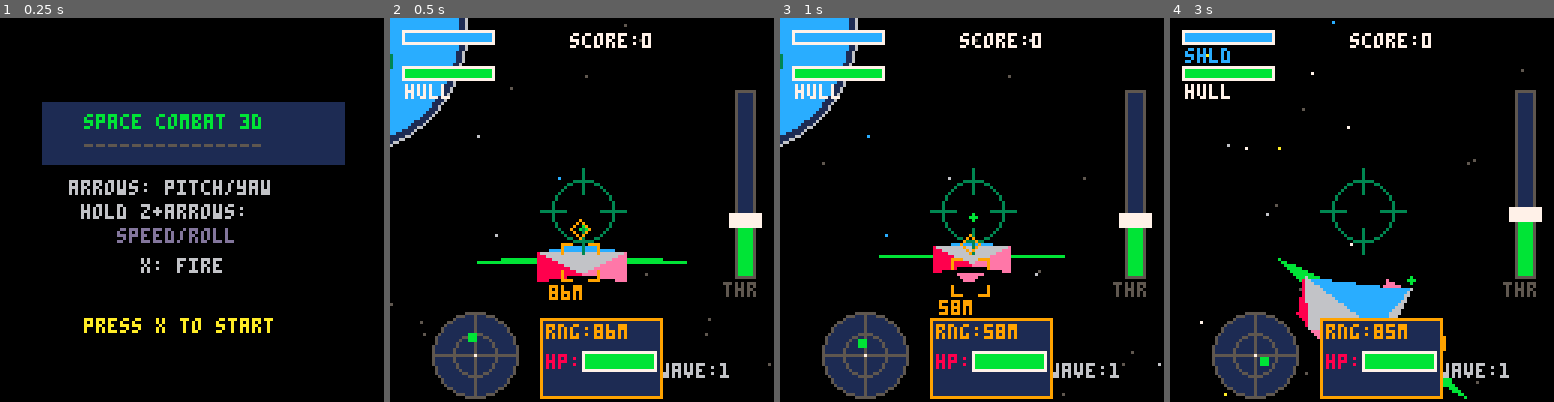
Above: before the commit, frames 1-4 (left to right).
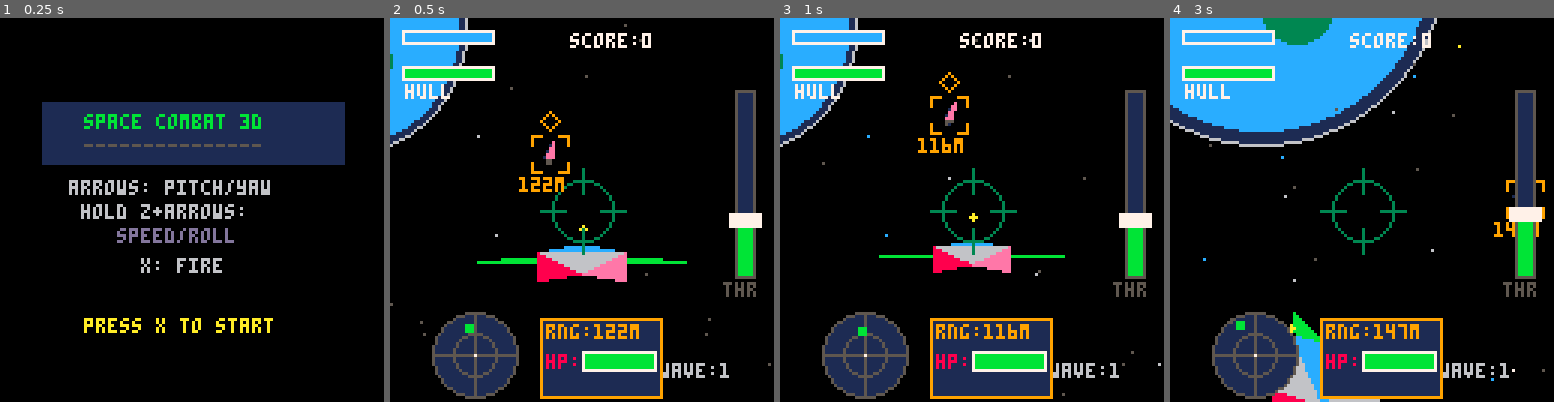
Above: after the commit, the same moments.

Repository: RubenTipparach/Mini-Pico-Games
Game: PICO-8 cartridge pico-8/carts/space_combat_3d.p8
Same seed, same stepped clock (60 frames per second), same inputs: the game is played once before the commit and once after it.
Inputs (mouse positions are in pixels of both pictures, inside the frame that each line leads up to):
- Up to frame 1 (0.25 s): no input
- Up to frame 2 (0.5 s): tap X (X key) at 0.33 s
- Up to frame 3 (1 s): click (1060, 121) at 0.67 s; tap O (Z key) at 0.7 s
- Up to frame 4 (3 s): tap X (X key) at 1.07, 1.85, 2.97 s; click (1216, 267) at 1.22 s; hold Right 1.6-2.1 s; tap O (Z key) every 0.4 s from 1.7 to 2.9 s; click (1277, 114) at 1.77 s; hold Up 2.15-2.42 s; click (1342, 259) at 2.32 s; hold Right from 2.47 s (still down); click (1404, 106) at 2.87 s

Frame 1 is identical in both runs. In frame 2, 1.4% of the frame differs, in the area x 19-65%, y 24-85%; in frame 3, 1.5%; in frame 4, 22%, in the area x 0-98%, y 0-100%.

Commit message:
woo thats a lot of code

Diff:
--- a/pico-8/carts/space_combat_3d.p8
+++ b/pico-8/carts/space_combat_3d.p8
@@ -3,6 +3,57 @@
 __lua__
 -- 3d space combat
 -- flat shaded ships
+
+-- config (tweak these!)
+cfg={
+ -- player
+ start_health=100,
+ start_shield=100,
+ shield_regen_delay=120,
+ shield_regen_rate=0.1,
+ -- rotation
+ rot_accel=0.001,
+ rot_max=0.04,
+ rot_damp=0.85,
+ -- throttle
+ throttle_rate=0.03,
+ max_speed=1.5,
+ -- weapons
+ fire_rate=8,
+ bullet_speed=3,
+ bullet_life=120,
+ enemy_bullet_spd=3,
+ enemy_bullet_life=180,
+ -- collision
+ enemy_hit_radius=10,
+ player_hit_radius=4,
+ -- damage
+ bullet_dmg=1,
+ shield_dmg=15,
+ hull_dmg=10,
+ -- enemy types
+ enemy_normal={hp=20,spd=0.6,fire=20,acc=0.15},
+ enemy_heavy={hp=50,spd=0.4,fire=60,acc=0.1},
+ enemy_fast={hp=12,spd=0.9,fire=80,acc=0.12},
+ -- explosions
+ expl_normal={sz=18,dur=30,debris=8,col=9},
+ expl_heavy={sz=25,dur=40,debris=12,col=8},
+ expl_fast={sz=12,dur=20,debris=6,col=9},
+ -- evasion
+ evade_hit_threshold=3,
+ evade_duration=20,
+ -- enemy AI
+ ai_facing_threshold=0.5,
+ ai_fire_range=300,
+ ai_refire_delay=10,
+ ai_refire_random=8,
+ ai_burst_shots=4,
+ ai_burst_random=2,
+ ai_breakoff_time=8,
+ ai_breakoff_random=5,
+ ai_reaim_time=5,
+ ai_reaim_random=8,
+}
 
 -- game state
 gstate="title"
@@ -36,6 +87,10 @@
 roll_mode=false
 throttle=0
 mx,my,mb,mp=64,64,false,false
+-- rotational velocities (pitch, yaw, roll)
+rot_pitch=0
+rot_yaw=0
+rot_roll=0
 
 -- targeting
 target=nil
@@ -271,8 +326,8 @@
  pfire=0
  throttle=0.3
  score=0
- health=100
- shield=100
+ health=cfg.start_health
+ shield=cfg.start_shield
  shield_recharge=0
  hit_flash=0
  wave=1
@@ -283,8 +338,12 @@
  parts={}
  expls={}
  dust={}
+ debris={}
  target=nil
  last_b_tap=-99
+ rot_pitch=0
+ rot_yaw=0
+ rot_roll=0
  -- spawn dust particles around player
  for i=1,40 do
   add(dust,{
@@ -311,7 +370,8 @@
 end
 
 function update_play()
- local ts=0.02
+ -- rotation uses config values
+ local ra,rm,rd=cfg.rot_accel,cfg.rot_max,cfg.rot_damp
 
  -- check if holding B (btn 4) for alternate mode
  local alt_mode=btn(4)
@@ -329,48 +389,59 @@
    match_speed_held=false
    -- manual throttle adjustments disable match speed
    if btn(2) then
-    throttle=min(throttle+0.03,1)
+    throttle=min(throttle+cfg.throttle_rate,1)
     match_speed=false
    end
    if btn(3) then
-    throttle=max(throttle-0.03,0)
+    throttle=max(throttle-cfg.throttle_rate,0)
     match_speed=false
    end
   end
-  -- roll around forward axis
+  -- roll around forward axis (with acceleration)
   if btn(0) then
-   p_rgt=rot_axis(p_rgt,p_fwd,-ts)
-   p_up=rot_axis(p_up,p_fwd,-ts)
-  end
-  if btn(1) then
-   p_rgt=rot_axis(p_rgt,p_fwd,ts)
-   p_up=rot_axis(p_up,p_fwd,ts)
+   rot_roll=max(-rm,rot_roll-ra)
+  elseif btn(1) then
+   rot_roll=min(rm,rot_roll+ra)
+  else
+   rot_roll*=rd
   end
  else
-  -- regular mode: pitch around right (inverted), yaw around up
+  -- regular mode: pitch/yaw with acceleration
   if btn(2) then
-   p_fwd=rot_axis(p_fwd,p_rgt,-ts)
-   p_up=rot_axis(p_up,p_rgt,-ts)
-  end
-  if btn(3) then
-   p_fwd=rot_axis(p_fwd,p_rgt,ts)
-   p_up=rot_axis(p_up,p_rgt,ts)
+   rot_pitch=max(-rm,rot_pitch-ra)
+  elseif btn(3) then
+   rot_pitch=min(rm,rot_pitch+ra)
+  else
+   rot_pitch*=rd
   end
   if btn(0) then
-   p_fwd=rot_axis(p_fwd,p_up,ts)
-   p_rgt=rot_axis(p_rgt,p_up,ts)
-  end
-  if btn(1) then
-   p_fwd=rot_axis(p_fwd,p_up,-ts)
-   p_rgt=rot_axis(p_rgt,p_up,-ts)
-  end
+   rot_yaw=min(rm,rot_yaw+ra)
+  elseif btn(1) then
+   rot_yaw=max(-rm,rot_yaw-ra)
+  else
+   rot_yaw*=rd
+  end
+ end
+
+ -- apply rotational velocities
+ if rot_pitch!=0 then
+  p_fwd=rot_axis(p_fwd,p_rgt,rot_pitch)
+  p_up=rot_axis(p_up,p_rgt,rot_pitch)
+ end
+ if rot_yaw!=0 then
+  p_fwd=rot_axis(p_fwd,p_up,rot_yaw)
+  p_rgt=rot_axis(p_rgt,p_up,rot_yaw)
+ end
+ if rot_roll!=0 then
+  p_rgt=rot_axis(p_rgt,p_fwd,rot_roll)
+  p_up=rot_axis(p_up,p_fwd,rot_roll)
  end
 
  -- re-orthonormalize to prevent error accumulation
  orthonorm()
 
  -- smooth speed (or match target speed)
- local target_speed=throttle*1.5
+ local target_speed=throttle*cfg.max_speed
  if match_speed and target then
   target_speed=target.spd or 0.5
  end
@@ -394,7 +465,7 @@
  pfire=max(0,pfire-1)
  if btn(5) and pfire==0 then
   fire_player_bullet()
-  pfire=8
+  pfire=cfg.fire_rate
   sfx(0)
  end
 
@@ -482,11 +553,11 @@
   if dz>30 then d.z-=60 end
  end
 
- -- shield recharge (recharge after 2 sec of no damage)
+ -- shield recharge
  if shield<shield_max then
   shield_recharge+=1
-  if shield_recharge>120 then
-   shield=min(shield+0.5,shield_max)
+  if shield_recharge>cfg.shield_regen_delay then
+   shield=min(shield+cfg.shield_regen_rate,shield_max)
   end
  end
 
@@ -520,43 +591,44 @@
 
 function spawn_enemy(etype)
  etype=etype or "normal"
+ -- spawn position relative to player
+ local ex=rnd(100)-50+px
+ local ey=rnd(60)-30+py
+ local ez=rnd(100)+80+pz
+ -- calculate direction to player for initial aim
+ local dx,dy,dz=px-ex,py-ey,pz-ez
+ local iry=atan2(dx,dz)
+ local irx=-atan2(dy,sqrt(dx*dx+dz*dz))
  local e={
-  x=rnd(100)-50+px,
-  y=rnd(60)-30+py,
-  z=rnd(100)+80+pz,
-  rx=0,ry=0.5,rz=0,
+  x=ex,y=ey,z=ez,
+  rx=irx,ry=iry,rz=0,
   etype=etype,
-  ai=rnd(40)+20,
+  ai=0,
   evade=0,
   evade_dir=0,
-  breakoff=0
+  breakoff=0,
+  burst=0
  }
- -- type-specific stats
+ -- type-specific stats from config
+ local c
  if etype=="normal" then
-  e.hp=20
-  e.max_hp=20
-  e.spd=0.6
-  e.fire=rnd(120)+90
-  e.acc=0.15
+  c=cfg.enemy_normal
   e.v=enemy_v
   e.f=enemy_f
  elseif etype=="heavy" then
-  e.hp=50
-  e.max_hp=50
-  e.spd=0.4
-  e.fire=rnd(150)+120
-  e.acc=0.1
+  c=cfg.enemy_heavy
   e.v=heavy_v
   e.f=heavy_f
  elseif etype=="fast" then
-  e.hp=12
-  e.max_hp=12
-  e.spd=0.9
-  e.fire=rnd(100)+80
-  e.acc=0.12
+  c=cfg.enemy_fast
   e.v=fast_v
   e.f=fast_f
  end
+ e.hp=c.hp
+ e.max_hp=c.hp
+ e.spd=c.spd
+ e.fire=rnd(30)+c.fire
+ e.acc=c.acc
  add(enemies,e)
 end
 
@@ -620,77 +692,121 @@
 
 function update_enemies()
  for e in all(enemies) do
-  -- get direction to player (unscaled for AI use)
+  -- get direction to player
   local dx=px-e.x
   local dy=py-e.y
   local dz=pz-e.z
   -- scale to avoid overflow
   local sdx,sdy,sdz=dx/16,dy/16,dz/16
   local dist=sqrt(sdx*sdx+sdy*sdy+sdz*sdz)*16
-
-  -- get enemy forward vector
-  local fx,fy,fz=rot3d(0,0,1,e.rx,e.ry,e.rz)
-
-  -- dot product to check if facing player
-  local facing=0
-  if dist>0 then
-   facing=(fx*dx+fy*dy+fz*dz)/dist
-  end
+  local hdist=sqrt(sdx*sdx+sdz*sdz)*16
 
   -- use enemy speed
   local spd=e.spd or 0.4
 
+  -- turn rate for this enemy (faster when far away)
+  local turn=e.acc or 0.02
+  if dist>150 then
+   turn=turn*3  -- turn 3x faster when far
+  elseif dist>100 then
+   turn=turn*2  -- turn 2x faster when medium distance
+  end
+
+  -- calculate target angles to face player
+  local target_ry=atan2(dx,dz)
+  local target_rx=0
+  if hdist>1 then
+   target_rx=-atan2(dy,hdist)
+  end
+
+  -- get current forward vector
+  local fx,fy,fz=rot3d(0,0,1,e.rx,e.ry,e.rz)
+
+  -- check if facing player (dot product)
+  local facing=0
+  if dist>1 then
+   facing=(fx*dx+fy*dy+fz*dz)/dist
+  end
+
   -- AI state machine
+  -- force pursuit if too far away
+  if dist>200 then
+   e.breakoff=0
+   e.evade=0
+  end
+
   if e.breakoff and e.breakoff>0 then
-   -- breaking off after attack run
+   -- BREAKOFF: fly away from player
    e.breakoff-=1
+   -- move forward in current direction (away)
    e.x+=fx*spd*1.2
    e.y+=fy*spd*1.2
    e.z+=fz*spd*1.2
-  elseif e.evade>0 then
-   -- evasion behavior when hit
+
+  elseif e.evade and e.evade>0 then
+   -- EVADE: dodge sideways
    e.evade-=1
    local ex,ey,ez=rot3d(1,0,0,e.rx,e.ry,e.rz)
    local estr=e.evade_dir*spd*1.5
-   e.x+=ex*estr+fx*spd*0.3
-   e.y+=ey*estr+fy*spd*0.3
-   e.z+=ez*estr+fz*spd*0.3
+   e.x+=ex*estr+fx*spd*0.5
+   e.y+=ey*estr+fy*spd*0.5
+   e.z+=ez*estr+fz*spd*0.5
+
   else
-   -- normal pursuit: rotate toward player
-   e.ai-=1
-   if e.ai<=0 then
-    if dist>0 then
-     e.ry=atan2(dx,dz)
-     e.rx=-atan2(dy,sqrt(dx*dx+dz*dz))*0.5
-    end
-    e.ai=20+rnd(30)
-   end
+   -- PURSUIT: turn toward player and fly forward
+
+   -- smoothly rotate toward target angles
+   local dry=target_ry-e.ry
+   -- wrap angle difference to -0.5 to 0.5
+   while dry>0.5 do dry-=1 end
+   while dry<-0.5 do dry+=1 end
+   e.ry+=dry*turn
+
+   local drx=target_rx-e.rx
+   while drx>0.5 do drx-=1 end
+   while drx<-0.5 do drx+=1 end
+   e.rx+=drx*turn
+
+   -- recalc forward after rotation
+   fx,fy,fz=rot3d(0,0,1,e.rx,e.ry,e.rz)
+
    -- move forward
    e.x+=fx*spd
    e.y+=fy*spd
    e.z+=fz*spd
-  end
-
-  -- firing: only when facing player (dot > 0.9) and in range
-  e.fire-=1
-  if e.fire<=0 and facing>0.9 and dist<200 then
-   -- fire forward (enemy's facing direction)
-   fire_enemy_bullet(e.x,e.y,e.z,e.rx,e.ry,e.rz)
-   e.fire=80+rnd(60)
-   -- break off after firing
-   e.breakoff=40+rnd(30)
-   -- turn away slightly for break off
-   e.ry+=0.25-rnd(0.5)
-   sfx(1)
-  elseif e.fire<=0 then
-   e.fire=20 -- check again soon
+
+   -- recalc facing after movement
+   dx,dy,dz=px-e.x,py-e.y,pz-e.z
+   sdx,sdy,sdz=dx/16,dy/16,dz/16
+   dist=sqrt(sdx*sdx+sdy*sdy+sdz*sdz)*16
+   if dist>1 then
+    facing=(fx*dx+fy*dy+fz*dz)/dist
+   end
+
+   -- firing: only when facing player and in range
+   e.fire-=1
+   if e.fire<=0 and dist<cfg.ai_fire_range and facing>cfg.ai_facing_threshold then
+    fire_enemy_bullet(e.x,e.y,e.z,e.rx,e.ry,e.rz)
+    e.fire=cfg.ai_refire_delay+rnd(cfg.ai_refire_random)
+    sfx(1)
+    -- track burst shots
+    e.burst=(e.burst or 0)+1
+    -- break off after firing burst
+    if e.burst>=cfg.ai_burst_shots+flr(rnd(cfg.ai_burst_random)) then
+     -- turn away and break off
+     e.ry+=0.25+rnd(0.25)*(rnd(1)<0.5 and 1 or -1)
+     e.rx+=rnd(0.1)-0.05
+     e.breakoff=cfg.ai_breakoff_time+flr(rnd(cfg.ai_breakoff_random))
+     e.burst=0
+    end
+   end
   end
 
  end
 end
 
 function fire_player_bullet()
- local spd=3
+ local spd=cfg.bullet_speed
  add(bullets,{
   x=px+p_fwd[1]*5,
   y=py+p_fwd[2]*5,
@@ -698,27 +814,27 @@
   vx=p_fwd[1]*spd+p_fwd[1]*pspeed,
   vy=p_fwd[2]*spd+p_fwd[2]*pspeed,
   vz=p_fwd[3]*spd+p_fwd[3]*pspeed,
-  plr=true,life=120
+  plr=true,life=cfg.bullet_life
  })
 end
 
 function fire_bullet(x,y,z,rx,ry,rz,plr)
  local fx,fy,fz=rot3d(0,0,1,rx,ry,rz)
- local spd=plr and 3 or 1.5
+ local spd=plr and cfg.bullet_speed or 1.5
  add(bullets,{
   x=x+fx*5,y=y+fy*5,z=z+fz*5,
   vx=fx*spd,vy=fy*spd,vz=fz*spd,
-  plr=plr,life=120
+  plr=plr,life=cfg.bullet_life
  })
 end
 
 function fire_enemy_bullet(x,y,z,rx,ry,rz)
  local fx,fy,fz=rot3d(0,0,1,rx,ry,rz)
- local spd=0.8 -- slower enemy bullets
+ local spd=cfg.enemy_bullet_spd
  add(bullets,{
   x=x+fx*5,y=y+fy*5,z=z+fz*5,
   vx=fx*spd,vy=fy*spd,vz=fz*spd,
-  plr=false,life=180
+  plr=false,life=cfg.enemy_bullet_life
  })
 end
 
@@ -737,12 +853,12 @@
     -- scale down before squaring to avoid pico-8 overflow
     local dx,dy,dz=(b.x-e.x)/16,(b.y-e.y)/16,(b.z-e.z)/16
     local d=sqrt(dx*dx+dy*dy+dz*dz)*16
-    if d<10 then -- 10 unit radius collision sphere
-     e.hp-=1 -- reduced damage, takes many hits to kill
+    if d<cfg.enemy_hit_radius then
+     e.hp-=cfg.bullet_dmg
      e.hits=(e.hits or 0)+1
      -- trigger evasion after taking a few hits
-     if e.hits>=3+flr(rnd(3)) then
-      e.evade=20+rnd(15)
+     if e.hits>=cfg.evade_hit_threshold+flr(rnd(3)) then
+      e.evade=cfg.evade_duration+rnd(15)
       e.evade_dir=rnd(1)<0.5 and -1 or 1
       e.hits=0 -- reset hit counter
      end
@@ -761,16 +877,17 @@
    end
   else
    -- enemy bullet -> player collision
-   local dx,dy,dz=b.x-px,b.y-py,b.z-pz
-   local d=sqrt(abs(dx*dx+dy*dy+dz*dz))
-   if d<6 then -- 6 unit radius for player
+   -- scale down before squaring to avoid pico-8 overflow
+   local dx,dy,dz=(b.x-px)/16,(b.y-py)/16,(b.z-pz)/16
+   local d=sqrt(dx*dx+dy*dy+dz*dz)*16
+   if d<cfg.player_hit_radius then
     shield_recharge=0
     hit_flash=10
     if shield>0 then
-     shield=max(0,shield-15)
+     shield=max(0,shield-cfg.shield_dmg)
      add_parts(px,py,pz,4,12)
     else
-     health-=10
+     health-=cfg.hull_dmg
      add_parts(px,py,pz,8,8)
     end
     del(bullets,b)
@@ -794,15 +911,16 @@
 
 -- spectacular ship explosion with flying triangles
 function add_ship_expl(x,y,z,etype)
- -- scale based on ship type
- local sz,dur,debris_n,col
+ -- get explosion config based on ship type
+ local ec
  if etype=="heavy" then
-  sz,dur,debris_n,col=25,40,12,8
+  ec=cfg.expl_heavy
  elseif etype=="fast" then
-  sz,dur,debris_n,col=12,20,6,9
+  ec=cfg.expl_fast
  else -- normal
-  sz,dur,debris_n,col=18,30,8,9
- end
+  ec=cfg.expl_normal
+ end
+ local sz,dur,debris_n,col=ec.sz,ec.dur,ec.debris,ec.col
 
  -- multiple expanding explosions
  add(expls,{x,y,z,0,true,sz})
@@ -1105,8 +1223,18 @@
   local vx,vy,vz=to_cam_space(b.x,b.y,b.z)
   if vz>1 then
    local sx,sy=proj(vx,vy,vz)
-   if sx>=0 and sx<128 and sy>=0 and sy<128 then
-    circfill(sx,sy,max(1,4/vz),b.plr and 11 or 8)
+   if sx>=-20 and sx<148 and sy>=-20 and sy<148 then
+    -- draw tracer streak (tail behind bullet)
+    local tlen=b.plr and 3 or 5
+    local tx,ty,tz=b.x-b.vx*tlen,b.y-b.vy*tlen,b.z-b.vz*tlen
+    local tvx,tvy,tvz=to_cam_space(tx,ty,tz)
+    if tvz>1 then
+     local tsx,tsy=proj(tvx,tvy,tvz)
+     local col=b.plr and 11 or 8
+     line(tsx,tsy,sx,sy,col)
+    end
+    -- bullet head
+    circfill(sx,sy,max(1,3/vz),b.plr and 10 or 9)
    end
   end
  end
